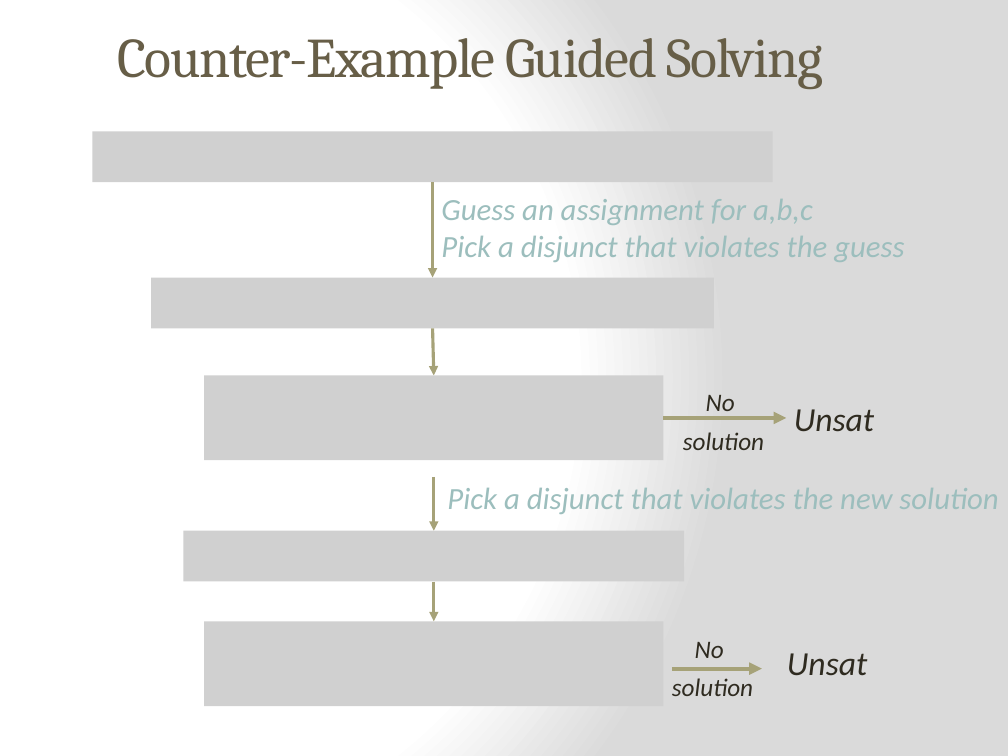
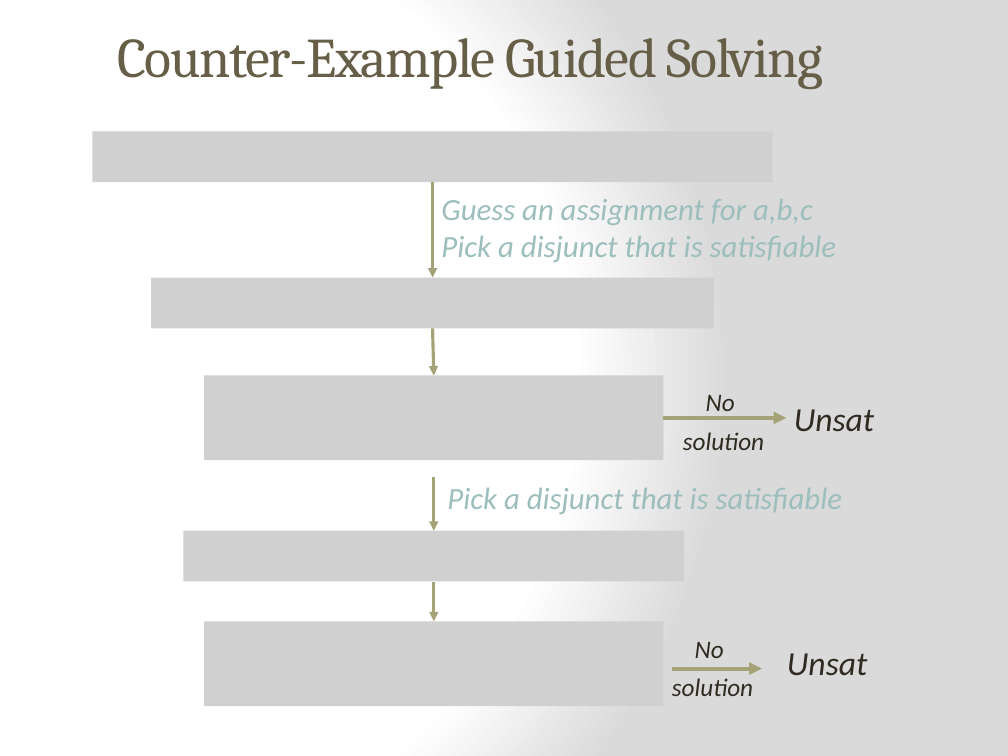
Before and after one commit to epfl-lara/leon, a slide deck: slide 14 of slides/Invariant&BoundInference.pptx. Drawn at 1008x756 pixels with LibreOffice and Linux fonts; fonts in the diff are those of the drawing; grey boxes stand for pictures. Boxes give left, top, right and bottom in pixels: in the first picture for what was removed or moved away, otherwise in the second. Text is boxed around its words. In the diff, an @@ line names an element or a change of style, - is before the commit and + after.

```diff
--- a/slides/Invariant&BoundInference.pptx
+++ b/slides/Invariant&BoundInference.pptx
@@ text at [441, 236, 837, 262]: text changed @@
-Pick a disjunct that violates the guess
+Pick a disjunct that is satisfiable
@@ text at [447, 488, 843, 514]: text changed @@
-Pick a disjunct that violates the new solution
+Pick a disjunct that is satisfiable
```
Also in this commit, not shown: 5 other slides changed.
